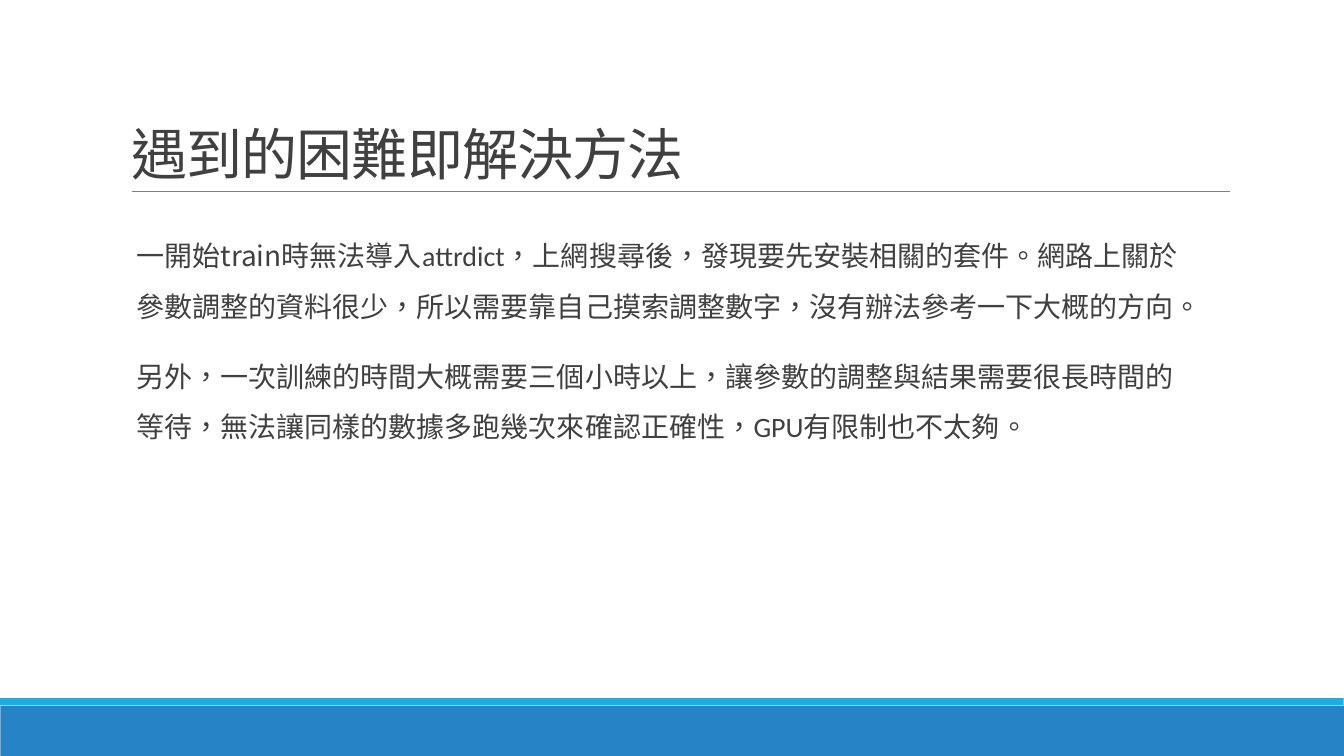
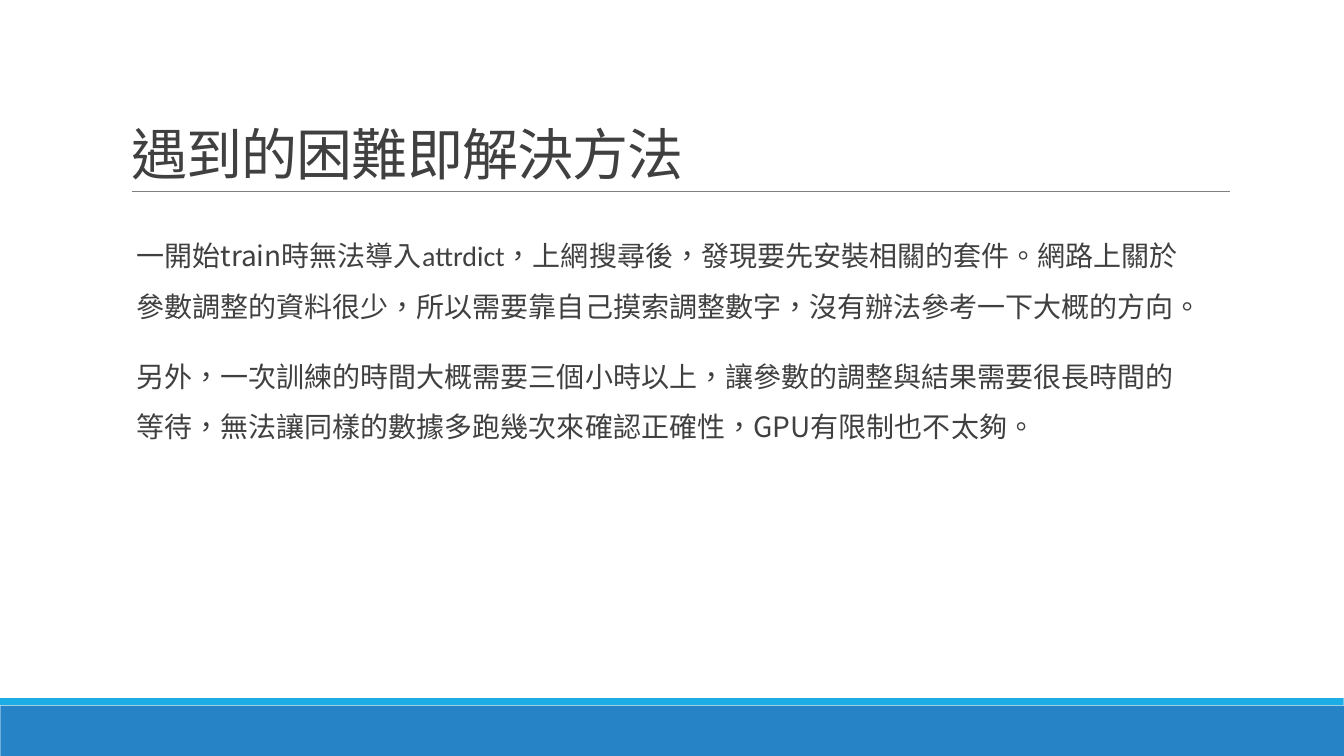
Before and after one commit to lohsuan/Multimedia-Tech, a slide deck: slide 2 of Project10_第三組_小組報告/Project10_第三組_小組報告.pptx. Drawn at 1344x756 pixels with LibreOffice and Linux fonts; fonts in the diff are those of the drawing. Boxes give left, top, right and bottom in pixels: in the first picture for what was removed or moved away, otherwise in the second. Text is boxed around its words. In the diff, an @@ line names an element or a change of style, - is before the commit and + after.

```diff
--- a/Project10_第三組_小組報告/Project10_第三組_小組報告.pptx
+++ b/Project10_第三組_小組報告/Project10_第三組_小組報告.pptx
@@ text "一開始train時無法導入attrdict，上網搜尋後，發現要先安裝相關的套件。網路上關於參數調整的資料很少，所以需要靠 ..." at (x1=136, y1=242, x2=1202, y2=440): font Calibri to Noto Sans CJK SC in "一開始train時無法導入attrdict，上網搜尋後，發現要先安裝相關的套件。網路上關於參數調整的資料很少，所以需要靠 ...", "另外，一次訓練的時間大概需要三個小時以上，讓參數的調整與結果需要很長時間的等待，無法讓同樣的數據多跑幾次來確認正確性，G ..." @@
```
Also in this commit, not shown: 1 other slide changed, 1 other file.
